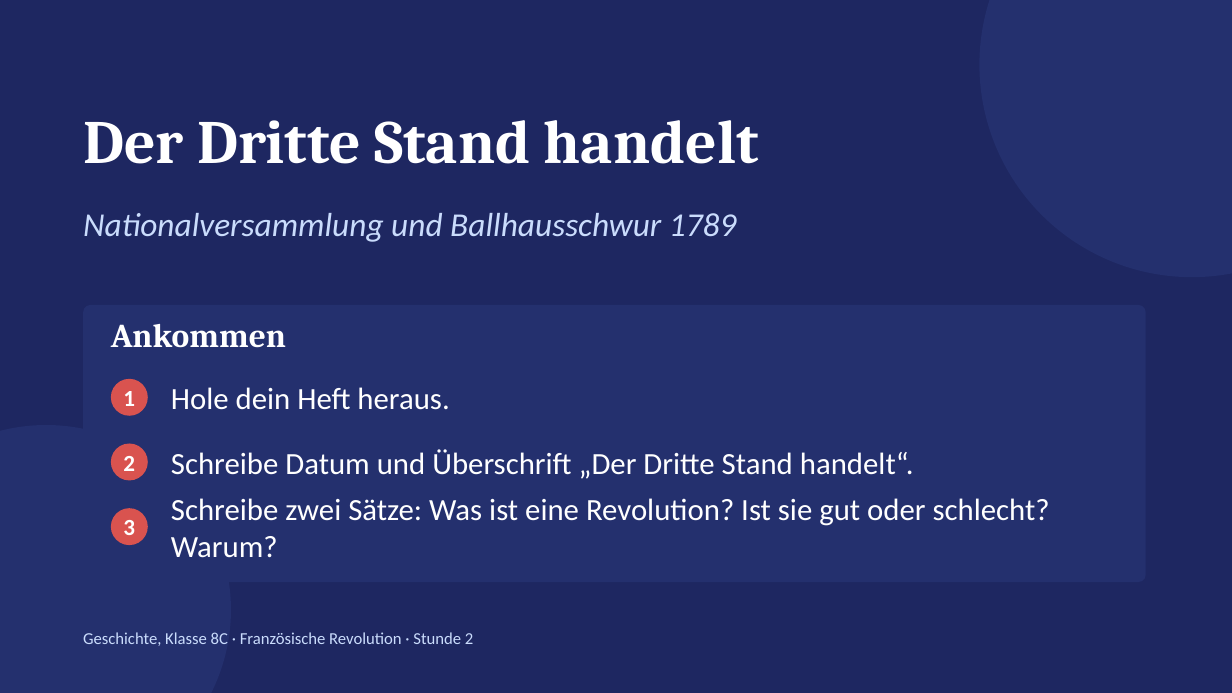
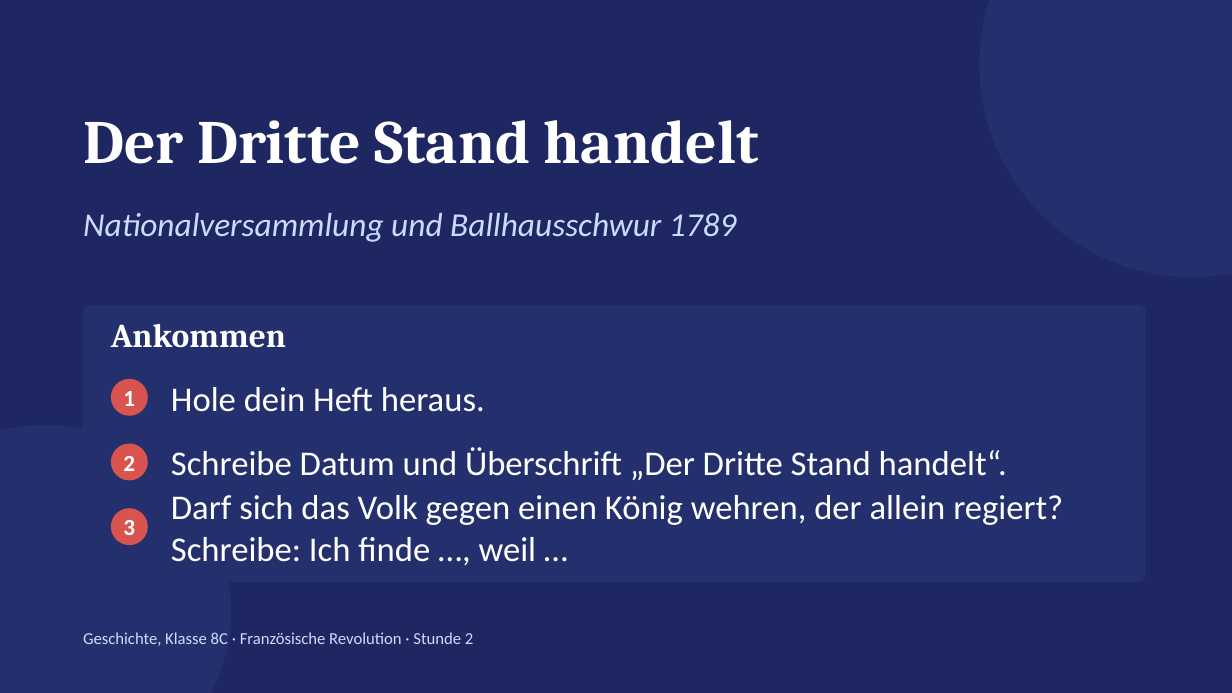
Before and after one commit to golzkonstantin-gif/Schule, a slide deck: slide 1 of Geschichte_8/Stunde2_Nationalversammlung/Praesentation_Stunde2_Nationalversammlung.pptx. Drawn at 1232x693 pixels with LibreOffice and Linux fonts; fonts in the diff are those of the drawing. Boxes give left, top, right and bottom in pixels: in the first picture for what was removed or moved away, otherwise in the second. Text is boxed around its words. In the diff, an @@ line names an element or a change of style, - is before the commit and + after.

```diff
--- a/Geschichte_8/Stunde2_Nationalversammlung/Praesentation_Stunde2_Nationalversammlung.pptx
+++ b/Geschichte_8/Stunde2_Nationalversammlung/Praesentation_Stunde2_Nationalversammlung.pptx
@@ text "Hole dein Heft heraus." at [171,387,485,412]: size 24 to 27 pt @@
@@ text "Schreibe Datum und Überschrift „Der ..." at [171,447,1007,480]: size 24 to 27 pt @@
@@ text at [171,495,1063,562]: text changed; size 24 to 27 pt @@
-Schreibe zwei Sätze: Was ist eine Revolution? Ist sie gut oder schlecht? Warum?
+Darf sich das Volk gegen einen König wehren, der allein regiert? Schreibe: Ich finde …, weil …
```
Also in this commit, not shown: 16 other slides changed, 21 other files.
